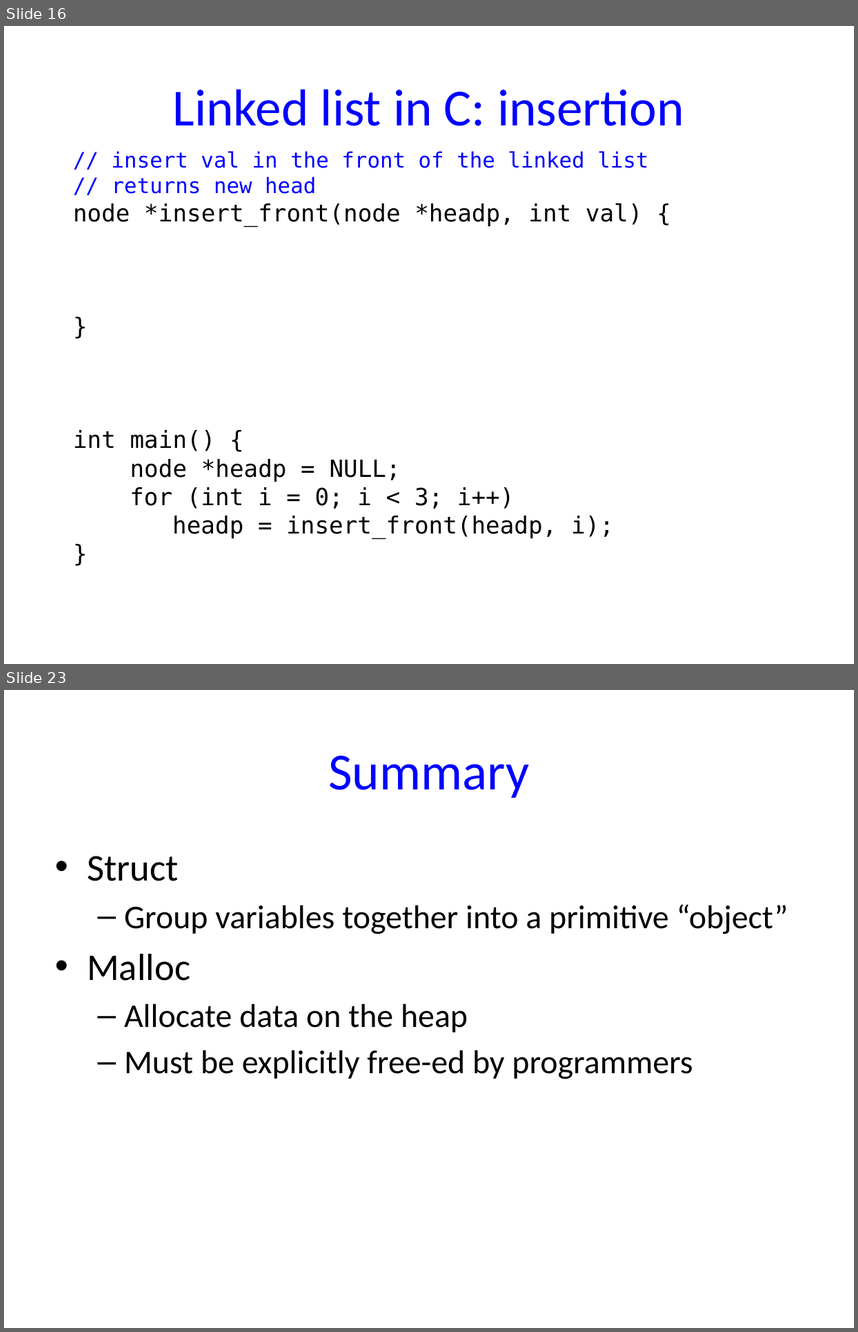
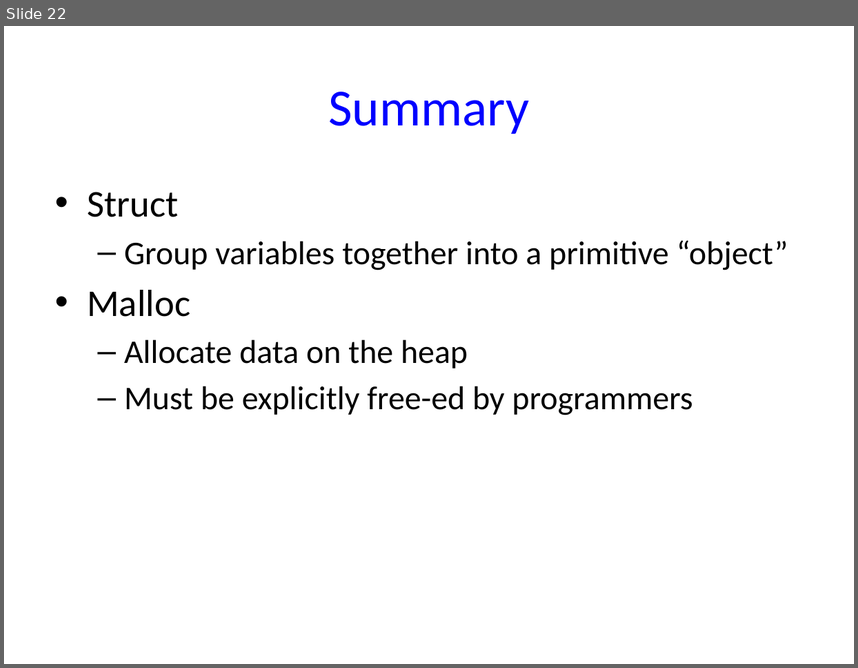
Before and after one commit to NYU-CSO/nyu-cso.github.io, a slide deck: notes/06-struct-malloc.pptx. Shown one above the other, each under a label of ours: slides 16 and 23 before the commit, slide 22 after it; the slides between them are not shown. The pictures are 858x1332 and 858x668 pixels, drawn with LibreOffice and Linux fonts; fonts in the diff are those of the drawing. Boxes give left, top, right and bottom in pixels: in the first picture for what was removed or moved away, otherwise in the second. Text is boxed around its words. In the diff, an @@ line names an element or a change of style, - is before the commit and + after.

```diff
--- a/notes/06-struct-malloc.pptx
+++ b/notes/06-struct-malloc.pptx
@@ slide 16 removed at box(4, 26, 854, 664), background #FFFFFF @@
@@ title removed at box(173, 89, 684, 126) @@
-Linked list in C: insertion
@@ text removed at box(73, 151, 648, 538) @@
-// insert val in the front of the linked list
-// returns new head
-node *insert_front(node *headp, int val) {
-}
-int main() {
-node *headp = NULL;
-  for (int i = 0; i < 3; i++)
-  headp = insert_front(headp, i);
-}
@@ what was slide 23 is now slide 22 @@
```
Also in this commit, not shown: 8 slides changed, 10 other files.
